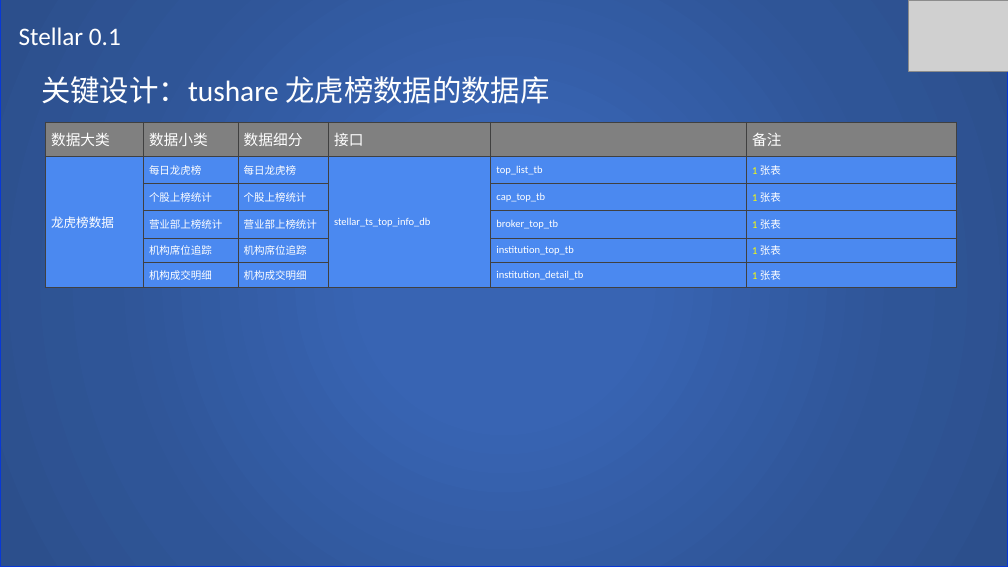
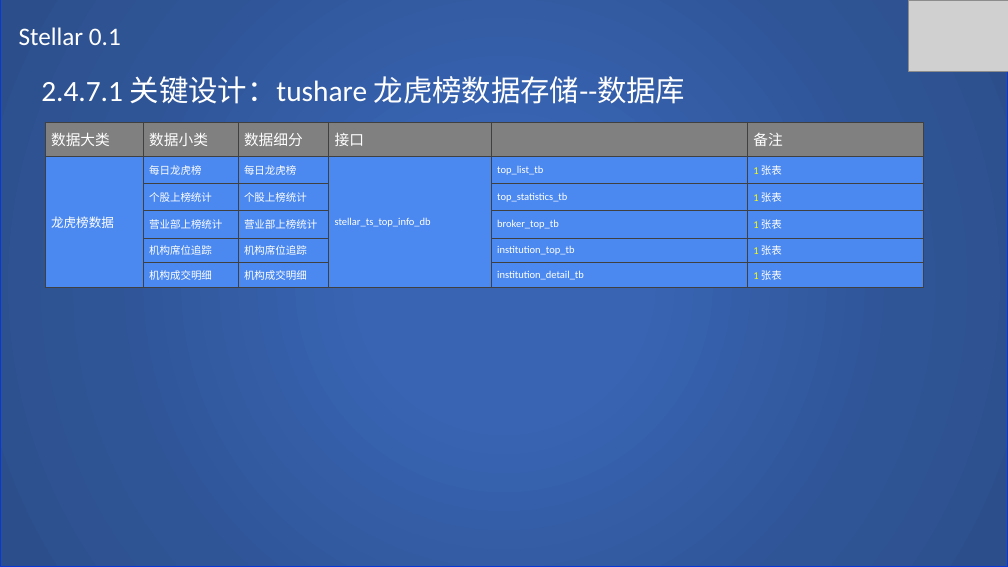
Before and after one commit to SCITLAS/Stellar, a slide deck: slide 56 of Stellar_0.1/documents/design.pptx (slide 32 before the commit). Drawn at 1008x567 pixels with LibreOffice and Linux fonts; fonts in the diff are those of the drawing; grey boxes stand for pictures. Boxes give left, top, right and bottom in pixels: in the first picture for what was removed or moved away, otherwise in the second. Text is boxed around its words. In the diff, an @@ line names an element or a change of style, - is before the commit and + after.

```diff
--- a/Stellar_0.1/documents/design.pptx
+++ b/Stellar_0.1/documents/design.pptx
@@ text at (41, 76, 686, 104): text changed @@
-关键设计：tushare 龙虎榜数据的数据库
+2.4.7.1 关键设计：tushare 龙虎榜数据存储--数据库
@@ table at (45, 122, 923, 287) @@
-row 3, column 5: cap_top_tb
+row 3, column 5: top_statistics_tb
@@ table: place and size @@
-table at (45, 122, 957, 287)
+table at (45, 122, 923, 287)
```
Also in this commit, not shown: 21 other slides changed, 30 slides added, 1 other file.
